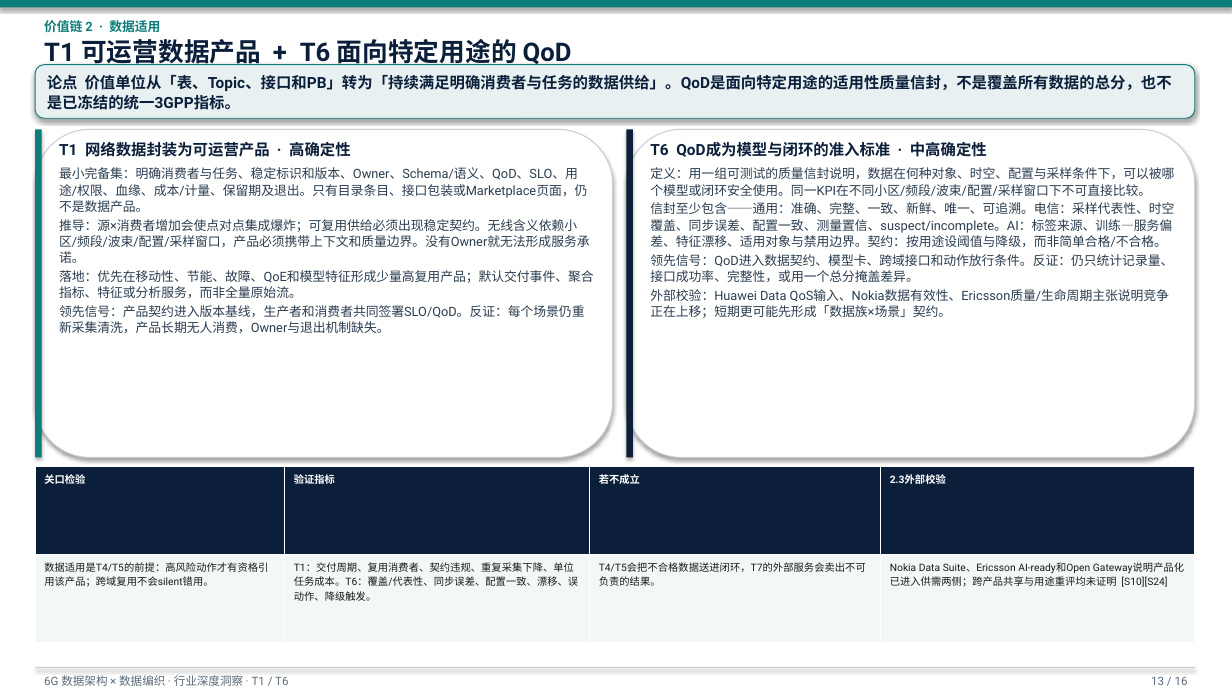
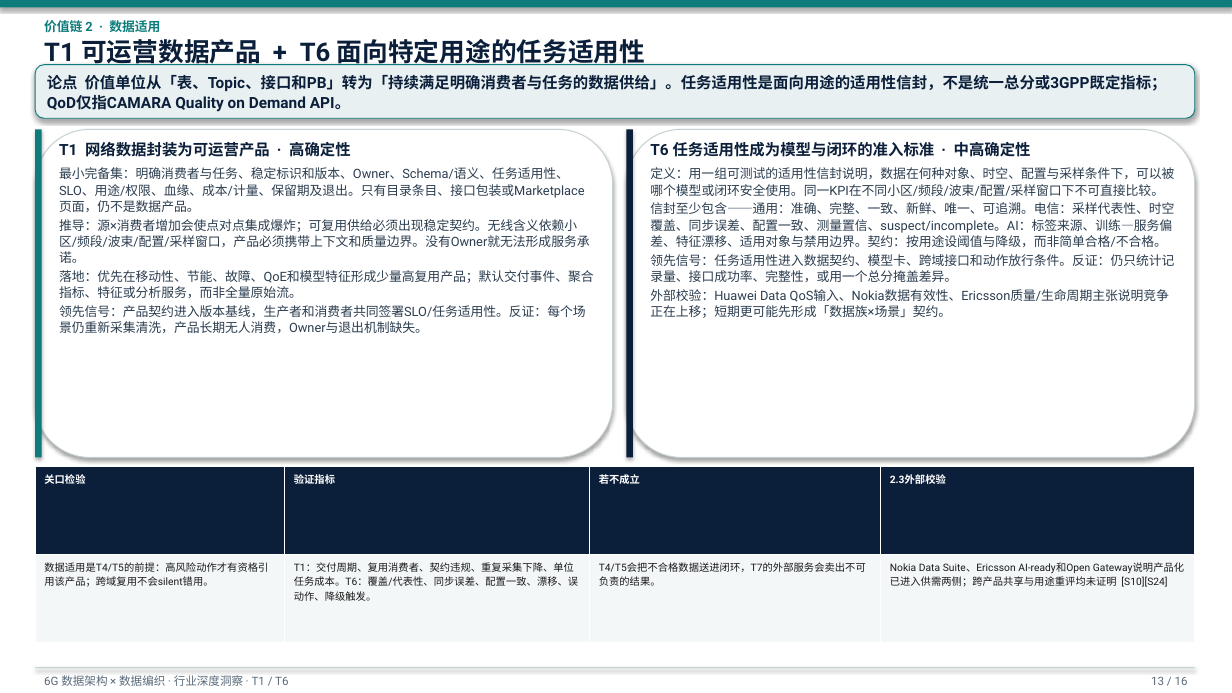
Before and after one commit to newmanxiang/6GDataPlane, a slide deck: slide 13 of reports/6g-data-fabric-sections-234-deck.pptx. Drawn at 1232x693 pixels with LibreOffice and Linux fonts; fonts in the diff are those of the drawing. Boxes give left, top, right and bottom in pixels: in the first picture for what was removed or moved away, otherwise in the second. Text is boxed around its words. In the diff, an @@ line names an element or a change of style, - is before the commit and + after.

```diff
--- a/reports/6g-data-fabric-sections-234-deck.pptx
+++ b/reports/6g-data-fabric-sections-234-deck.pptx
@@ text at bbox=[44, 39, 646, 66]: text changed @@
-T1 可运营数据产品 + T6 面向特定用途的 QoD
+T1 可运营数据产品 + T6 面向特定用途的任务适用性
@@ text in rounded rectangle at bbox=[47, 75, 1167, 112]: text changed @@
-论点 价值单位从「表、Topic、接口和PB」转为「持续满足明确消费者与任务的数据供给」。QoD是面向特定用途的适用性质量信封，不是覆盖所有数据的总分，也不是已冻结的统一3GPP指标。
+论点 价值单位从「表、Topic、接口和PB」转为「持续满足明确消费者与任务的数据供给」。任务适用性是面向用途的适用性信封，不是统一总分或3GPP既定指标；QoD仅指CAMARA Quality on Demand API。
@@ text at bbox=[650, 142, 1031, 157]: text changed @@
-T6 QoD成为模型与闭环的准入标准 · 中高确定性
+T6 任务适用性成为模型与闭环的准入标准 · 中高确定性
@@ text at bbox=[59, 167, 585, 212]: text changed @@
-最小完备集：明确消费者与任务、稳定标识和版本、Owner、Schema/语义、QoD、SLO、用途/权限、血缘、成本/计量、保留期及退出。只有目录条目、接口包装或Marketplace页面，仍不是数据产品。
+最小完备集：明确消费者与任务、稳定标识和版本、Owner、Schema/语义、任务适用性、SLO、用途/权限、血缘、成本/计量、保留期及退出。只有目录条目、接口包装或Marketplace页面，仍不是数据产品。
@@ text at bbox=[650, 167, 1174, 196]: text changed @@
-定义：用一组可测试的质量信封说明，数据在何种对象、时空、配置与采样条件下，可以被哪个模型或闭环安全使用。同一KPI在不同小区/频段/波束/配置/采样窗口下不可直接比较。
+定义：用一组可测试的适用性信封说明，数据在何种对象、时空、配置与采样条件下，可以被哪个模型或闭环安全使用。同一KPI在不同小区/频段/波束/配置/采样窗口下不可直接比较。
@@ text at bbox=[650, 254, 1174, 282]: text changed @@
-领先信号：QoD进入数据契约、模型卡、跨域接口和动作放行条件。反证：仍只统计记录量、接口成功率、完整性，或用一个总分掩盖差异。
+领先信号：任务适用性进入数据契约、模型卡、跨域接口和动作放行条件。反证：仍只统计记录量、接口成功率、完整性，或用一个总分掩盖差异。
@@ text at bbox=[59, 305, 586, 333]: text changed @@
-领先信号：产品契约进入版本基线，生产者和消费者共同签署SLO/QoD。反证：每个场景仍重新采集清洗，产品长期无人消费，Owner与退出机制缺失。
+领先信号：产品契约进入版本基线，生产者和消费者共同签署SLO/任务适用性。反证：每个场景仍重新采集清洗，产品长期无人消费，Owner与退出机制缺失。
```
Also in this commit, not shown: 11 other slides changed, 3 other files.
